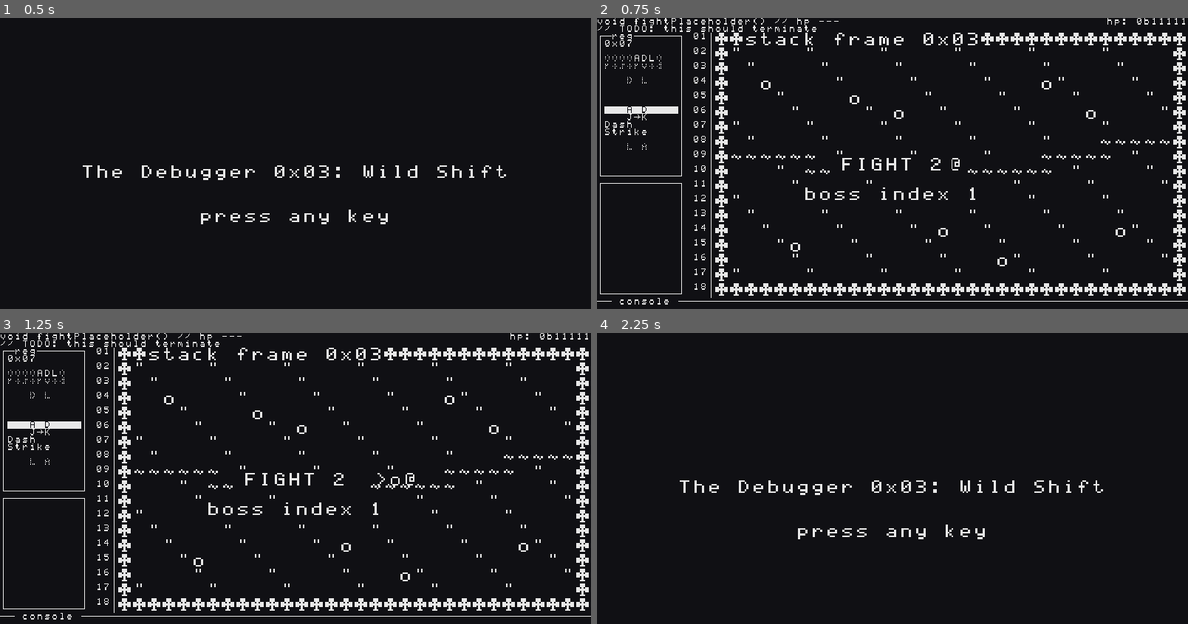
Above: before the commit, frames 1-4 (two rows, left to right).
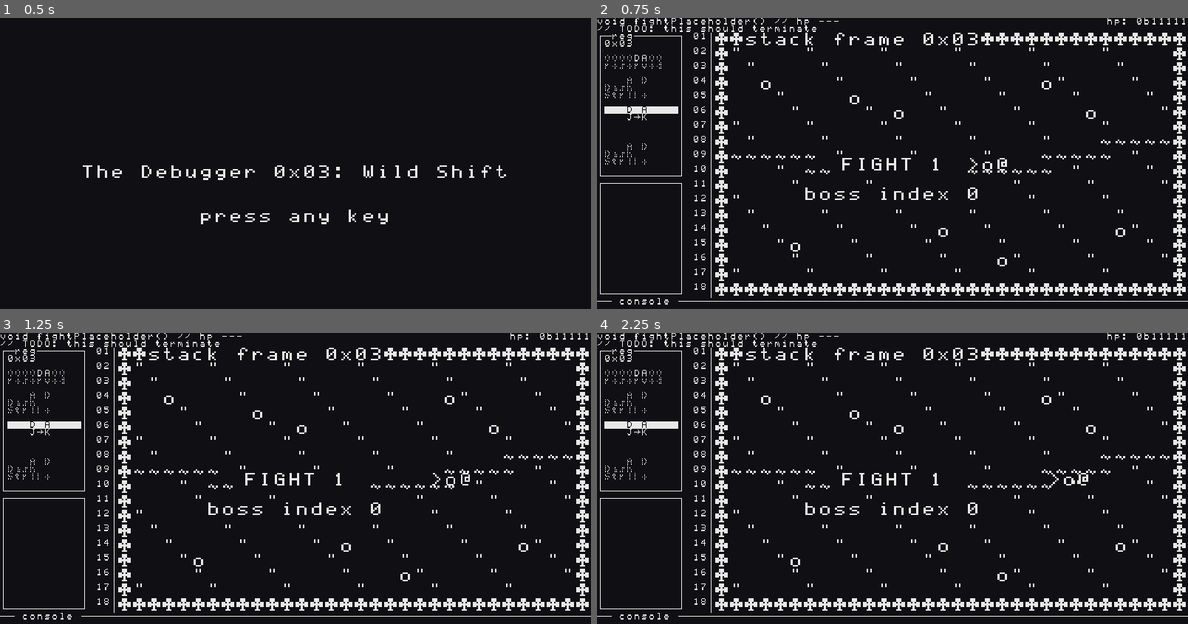
Above: after the commit, the same moments.

Repository: basteez/the-debugger-0x3-wild-shift
Game: Godot game, scene res://src/main/main.tscn
Two runs of this game, one before a commit and one after it. Both use one fixed random seed, a clock stepped at 60 frames per second and the inputs below.
Inputs (mouse positions are in pixels of both pictures, inside the frame that each line leads up to):
- Up to frame 1 (0.5 s): no input
- Up to frame 2 (0.75 s): tap Enter at 0.5 s; move the mouse to (1022, 166) at 0.52 s; hold D (move_right) from 0.53 s (still down); tap J (action_1) at 0.6 s; click (1022, 166) at 0.67 s
- Up to frame 3 (1.25 s): keep holding D (move_right)
- Up to frame 4 (2.25 s): release D (move_right) at 1.25 s; drag from (774, 516) to (862, 565) at 1.27 s; tap Space (breakpoint) at 2, 2.1 s; move the mouse to (951, 426) at 2.02 s; hold D (move_right) from 2.03 s (still down)

Frame 1 is identical in both runs. In frame 2, 0.4% of the frame differs, in the area x 1-70%, y 7-63%; in frame 3, 0.4%; in frame 4, 8.7%, in the area x 0-100%, y 0-99%.

Commit message:
Fix: FIGHT placeholder no longer advances on any key

Diff:
--- a/game/src/ui/screens/placeholder/placeholder_screen.gd
+++ b/game/src/ui/screens/placeholder/placeholder_screen.gd
@@ -58,6 +58,10 @@
 
 
 func _unhandled_input(event: InputEvent) -> void:
+	# FIGHT is playable since Epic 2: its keys are gameplay, never an any-key advance. Leaving a
+	# fight goes through boss defeat (3.8) or the debug jump keys.
+	if state == GameFlow.FlowState.FIGHT:
+		return
 	if not is_advance(event):
 		return
 	get_viewport().set_input_as_handled()
--- /dev/null
+++ b/game/tests/unit/test_placeholder_fight_keys.gd
@@ -0,0 +1,22 @@
+extends GutTest
+## Hotfix after Epic 2: the FIGHT placeholder must not treat gameplay keys as an any-key advance.
+
+const GameFlow := preload("res://src/autoloads/game.gd")
+const PlaceholderScreenScript := preload("res://src/ui/screens/placeholder/placeholder_screen.gd")
+
+
+func _key(code: Key) -> InputEventKey:
+	var ev := InputEventKey.new()
+	ev.keycode = code
+	ev.pressed = true
+	return ev
+
+
+func test_fight_placeholder_ignores_gameplay_keys() -> void:
+	var screen: PlaceholderScreen = PlaceholderScreenScript.new()
+	screen.setup(GameFlow.FlowState.FIGHT, 0)
+	add_child_autofree(screen)
+	var before: int = Game.flow_state
+	for code: Key in [KEY_J, KEY_K, KEY_W, KEY_Q, KEY_E, KEY_SPACE]:
+		screen._unhandled_input(_key(code))
+	assert_eq(Game.flow_state, before, "no flow change from gameplay keys in FIGHT")
Not shown, added: game/tests/unit/test_placeholder_fight_keys.gd.uid
